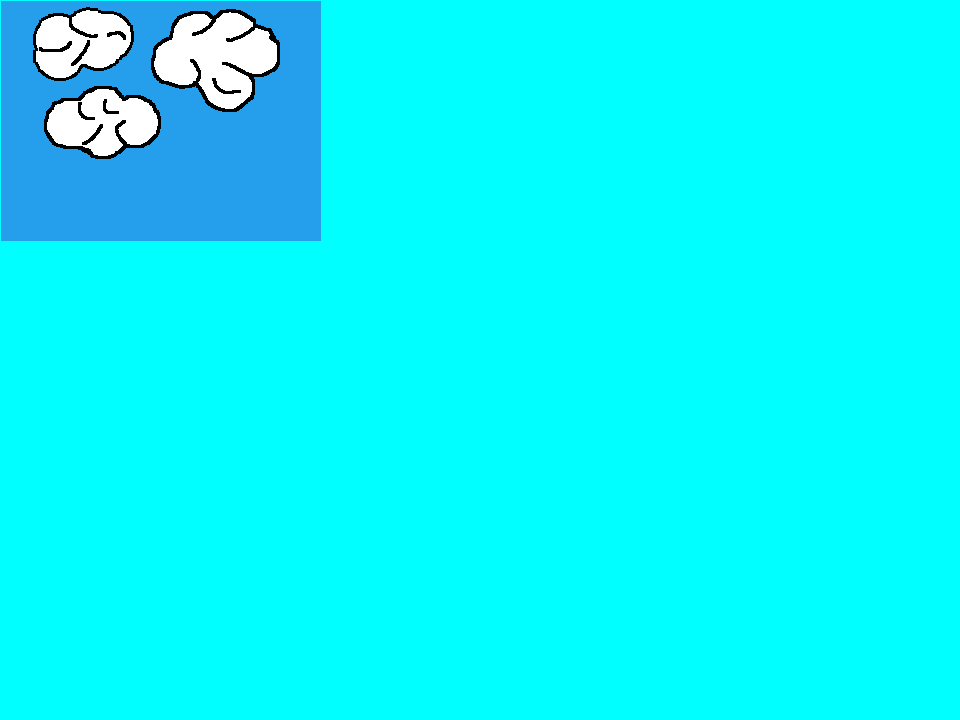
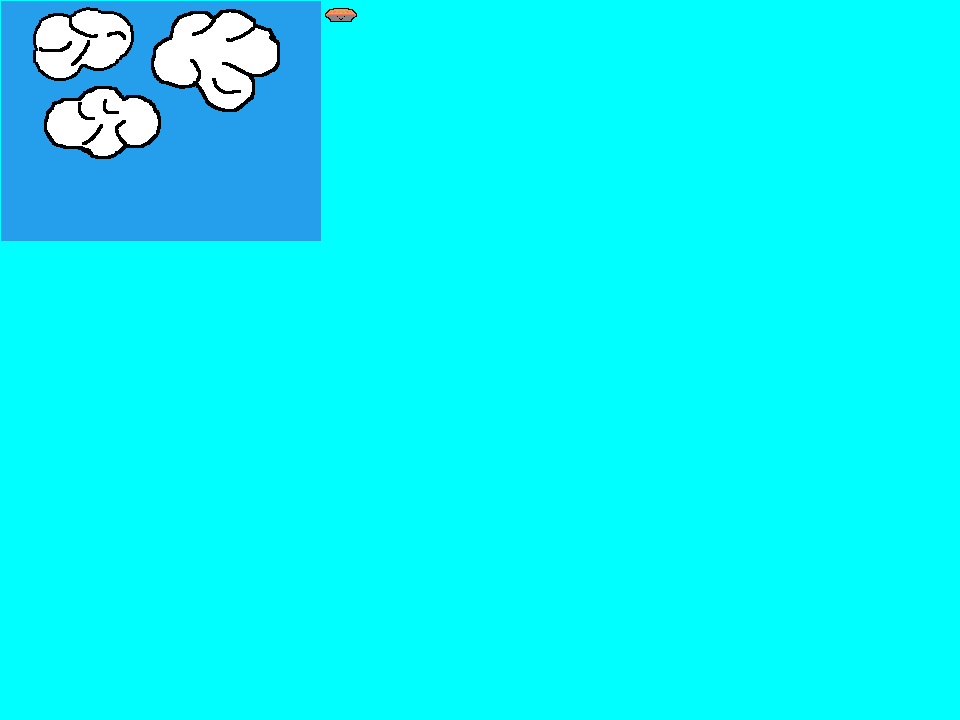
Layers edited between the first and the second 960x720 image:
painted on "Background" over [325,8,357,22]
